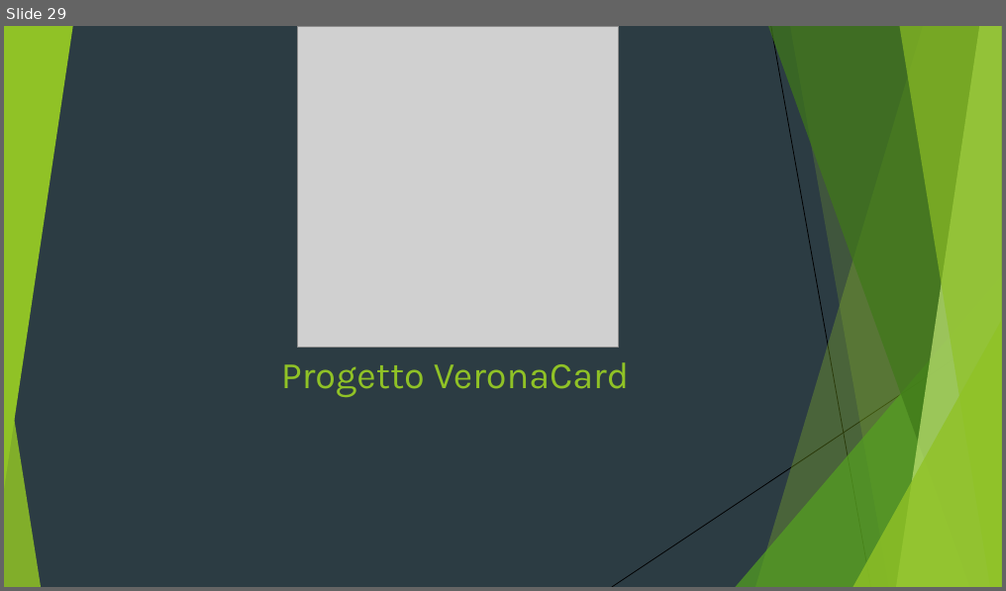
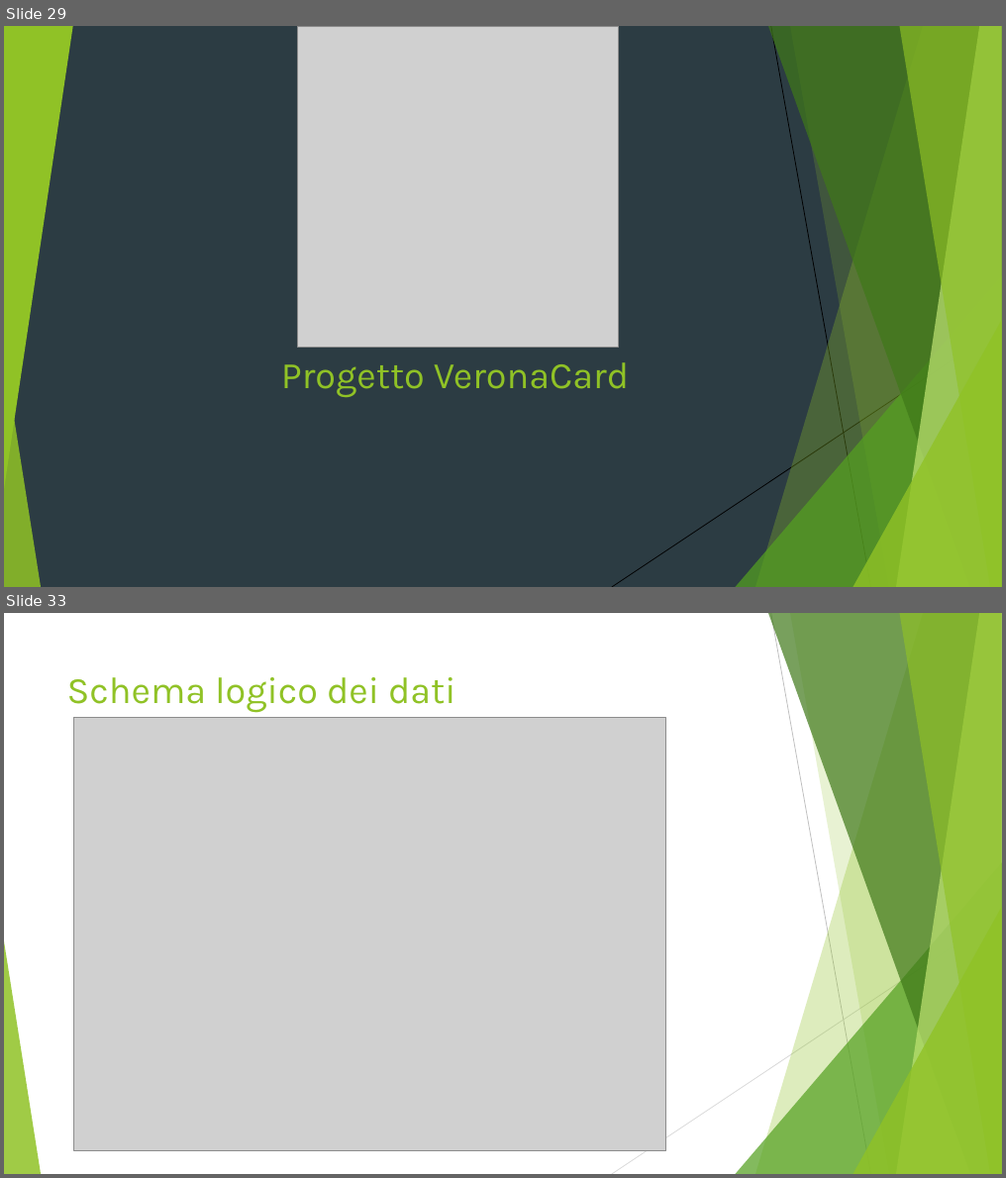
Before and after one commit to Buzzolan/VeronaCardMongoDB, a slide deck: Presentazione_progetto.pptx. Shown one above the other, each under a label of ours: slide 29 before the commit, slides 29 and 33 after it; the slides between them are not shown. The pictures are 1006x591 and 1006x1178 pixels, drawn with LibreOffice and Linux fonts; fonts in the diff are those of the drawing; grey boxes stand for pictures. Boxes give left, top, right and bottom in pixels: in the first picture for what was removed or moved away, otherwise in the second. Text is boxed around its words. In the diff, an @@ line names an element or a change of style, - is before the commit and + after.

```diff
--- a/Presentazione_progetto.pptx
+++ b/Presentazione_progetto.pptx
@@ slide 33 added at (4,613,1002,1174), background #FFFFFF; not listed: 8 template elements that a slide beside it also shows @@
@@ line added from (771, 613) to (871, 1174), #BFBFBF 0.75 pt @@
@@ title added at (67,677,456,713), 36 pt, text #90C226 @@
+Schema logico dei dati
@@ picture added at (73,717,665,1151) @@
@@ line added from (1002, 915) to (612, 1174), #D9D9D9 0.75 pt @@
```
Also in this commit, not shown: 1 slide changed, 3 other slides added, 3 other files.
